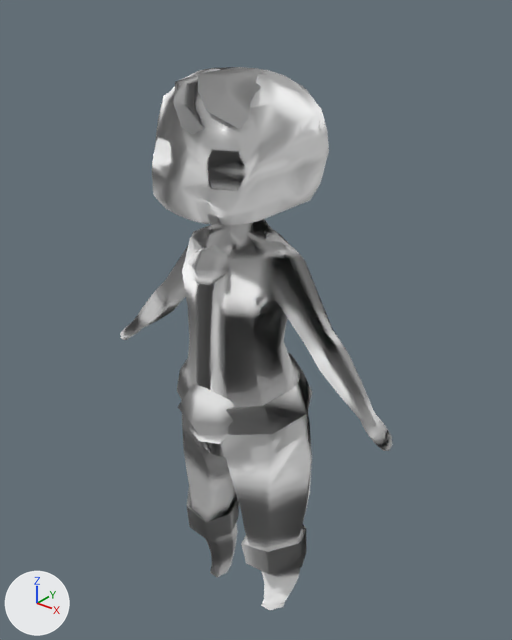
Renders of the FBX model Asset/Animation/death_course.fbx from each side of a commit.
The view is the same before and after, from a 50 mm camera at (0.781, -0.925, 1.261) aimed at (-0.025, 0.083, 0.636). The lights are fixed; the arrows at lower left show +X, +Y and +Z. Where no turn or scale is listed for an object, it has been applied to the vertices.

Before the edit, the objects in view are built like this:
```python
me_mesh = bpy.data.meshes.new('Mesh')
me_mesh.from_pydata(...)  # 893 vertices, 880 faces; spans x -0.337..0.337, y -0.143..0.151, z -0.015..1.129
me_mesh.materials.append(mat_lambert3)  # its picture is missing
ob_polysurface3 = bpy.data.objects.new('polySurface3', me_mesh)
ob_polysurface3.location = (0.0, 0.0, 0.0)
```
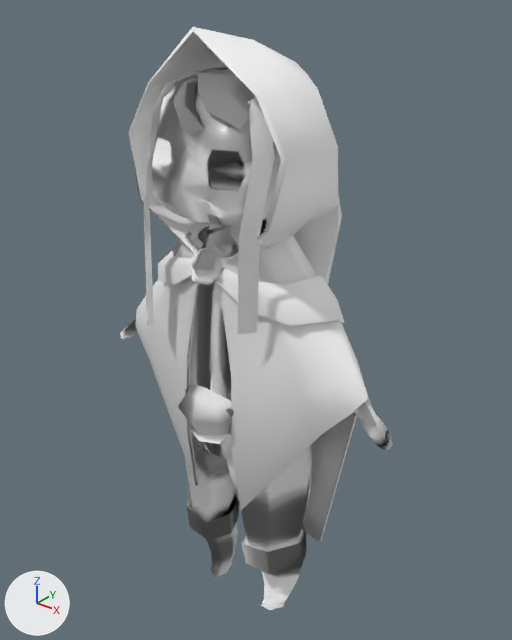
Boxes [x1, y1, x2, y2] around the edits, measured in the pictures (512 x 640 px):
'polySurface_cape', added
    after: [135, 231, 368, 542]
'polySurface_capuche', added
    after: [128, 27, 342, 285]
'polySurface_meche', added
    after: [144, 70, 274, 334]
'polySurface_ruban', added
    after: [158, 241, 345, 326]

Edits to the bpy script that builds the scene:
```text
Add me_mesh_002:
    me_mesh_002.from_pydata(...)  # 36 vertices, 24 faces; spans x -0.21..0.21, y -0.093..0.147, z 0.608..0.819
    me_mesh_002.materials.append(mat_lambert3)  # its picture is missing
Add me_mesh_1:
    me_mesh_1.from_pydata(...)  # 104 vertices, 102 faces; spans x -0.287..0.287, y -0.095..0.134, z 0.145..0.866
    me_mesh_1.materials.append(mat_lambert3)  # its picture is missing
Add me_mesh_001:
    me_mesh_001.from_pydata(...)  # 60 vertices, 56 faces; spans x -0.171..0.171, y -0.099..0.29, z 0.508..1.193
    me_mesh_001.materials.append(mat_lambert3)  # its picture is missing
Add me_mesh_003:
    me_mesh_003.from_pydata(...)  # 20 vertices, 8 faces; spans x -0.133..0.136, y -0.124..-0.016, z 0.668..1.123
    me_mesh_003.materials.append(mat_lambert3)  # its picture is missing
Add ob_polysurface_ruban:
    ob_polysurface_ruban = bpy.data.objects.new('polySurface_ruban', me_mesh_002)
    ob_polysurface_ruban.location = (0.0, 0.0, 0.0)
Add ob_polysurface_cape:
    ob_polysurface_cape = bpy.data.objects.new('polySurface_cape', me_mesh_1)
    ob_polysurface_cape.location = (0.0, 0.0, 0.0)
Add ob_polysurface_capuche:
    ob_polysurface_capuche = bpy.data.objects.new('polySurface_capuche', me_mesh_001)
    ob_polysurface_capuche.location = (0.0, 0.0, 0.0)
Add ob_polysurface_meche:
    ob_polysurface_meche = bpy.data.objects.new('polySurface_meche', me_mesh_003)
    ob_polysurface_meche.location = (0.0, 0.0, 0.0)
```
